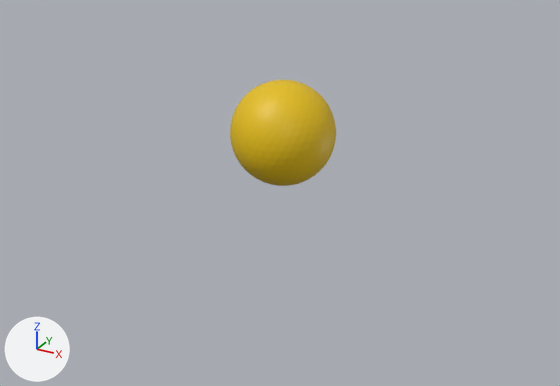
The Blender file res/models/lotus.blend, before and after one commit.
The view is the same before and after, from a 50 mm camera at (0.734, -1.348, 0.536) aimed at (-0.002, -0.01, -0.133). Arrows for +X, +Y and +Z are at lower left; the lights stay in place. The same objects are shown in both versions, whatever each file hides.
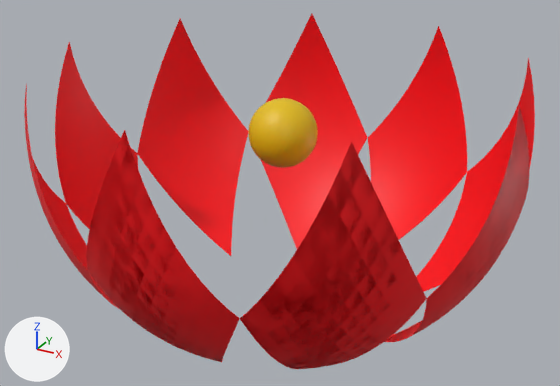
Location of each change, [x1, y1, x2, y2] in pixels of the pictures (560 x 386 px):
'panel.004', added (red)
    after: [24, 13, 535, 369]
'Icosphere', rescaled (34% narrower, 34% shorter)
    before: [230, 80, 336, 186]
    after: [248, 98, 318, 168]

Edits to the bpy script that builds the scene:
```text
Add me_icosphere_001:
    me_icosphere_001.from_pydata(...)  # 242 vertices, 440 faces; spans x -0.16..0.16, y -0.508..-0.252, z -0.408..0.157
    me_icosphere_001.polygons.foreach_set('use_smooth', [True] * 440)
    me_icosphere_001.materials.append(mat_material_003)  # red #ff000e
Change ob_icosphere:
    ob_icosphere.scale: (0.11, 0.11, 0.11) -> (0.0722, 0.0722, 0.0722)
Add ob_panel_004:
    ob_panel_004 = bpy.data.objects.new('panel.004', me_icosphere_001)
    ob_panel_004.location = (0.0, 0.0, 0.0)
    _m = ob_panel_004.modifiers.new('Array', 'ARRAY')
    _m.count = 12
    _m.constant_offset_displace = (0.0, 0.0, 0.0)
    _m.use_relative_offset = False
    _m.relative_offset_displace = (0.0, 0.0, 0.0)
    _m.use_object_offset = True
    _m.offset_object = ob_empty
```
